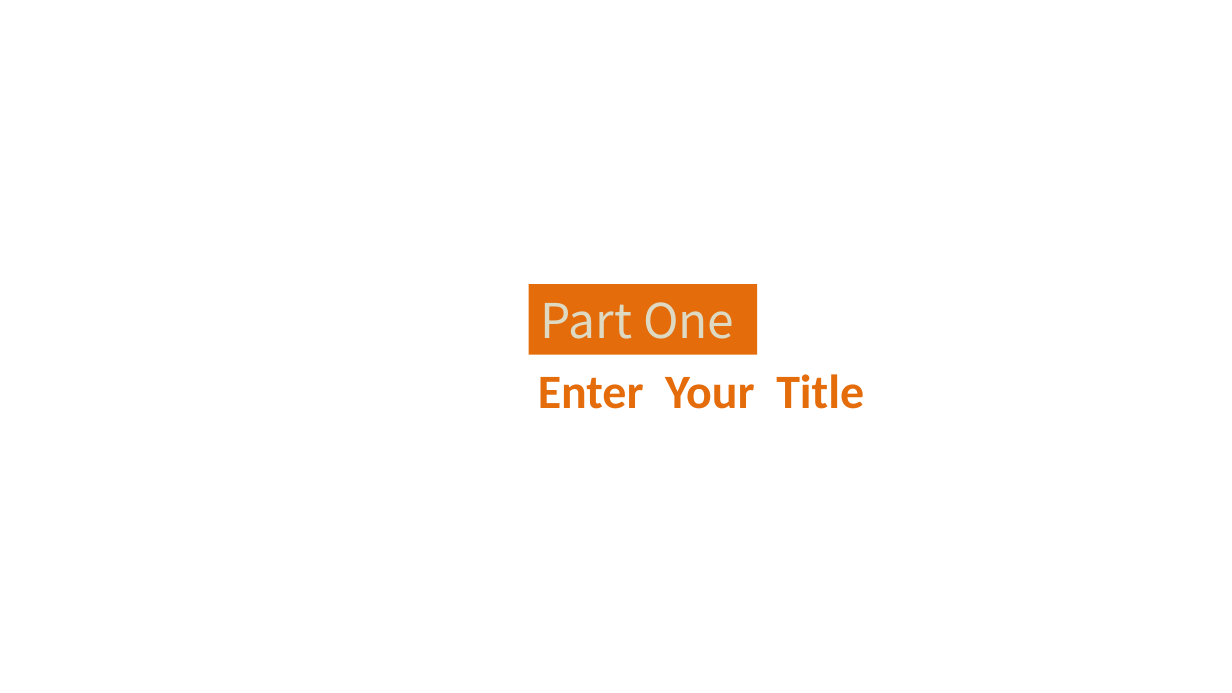
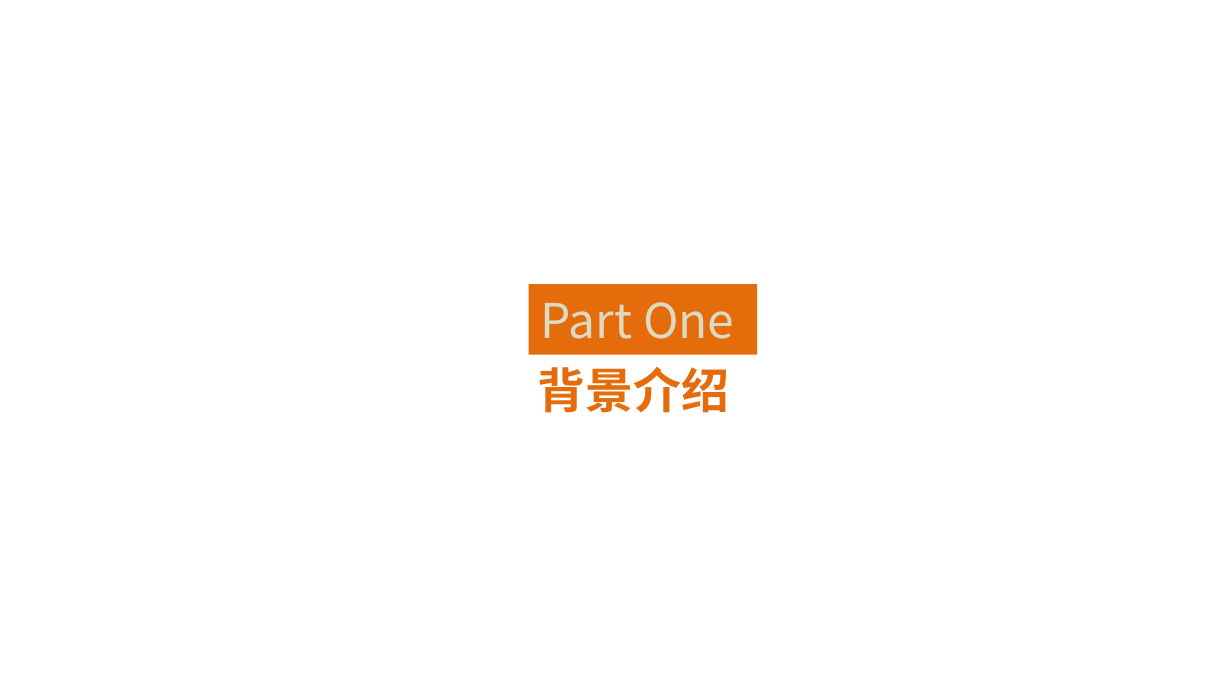
Before and after one commit to PaulingZhou/GraduationDesign, a slide deck: slide 3 of 答辩ppt.pptx. Drawn at 1232x693 pixels with LibreOffice and Linux fonts; fonts in the diff are those of the drawing; background and template pictures are left out. Boxes give left, top, right and bottom in pixels: in the first picture for what was removed or moved away, otherwise in the second. Text is boxed around its words. In the diff, an @@ line names an element or a change of style, - is before the commit and + after.

```diff
--- a/答辩ppt.pptx
+++ b/答辩ppt.pptx
@@ text at (x1=538, y1=367, x2=729, y2=413): text changed @@
-Enter Your Title
+背景介绍
```
Also in this commit, not shown: 12 other slides changed, 6 slides added, 4 slides removed, 16 other files.
